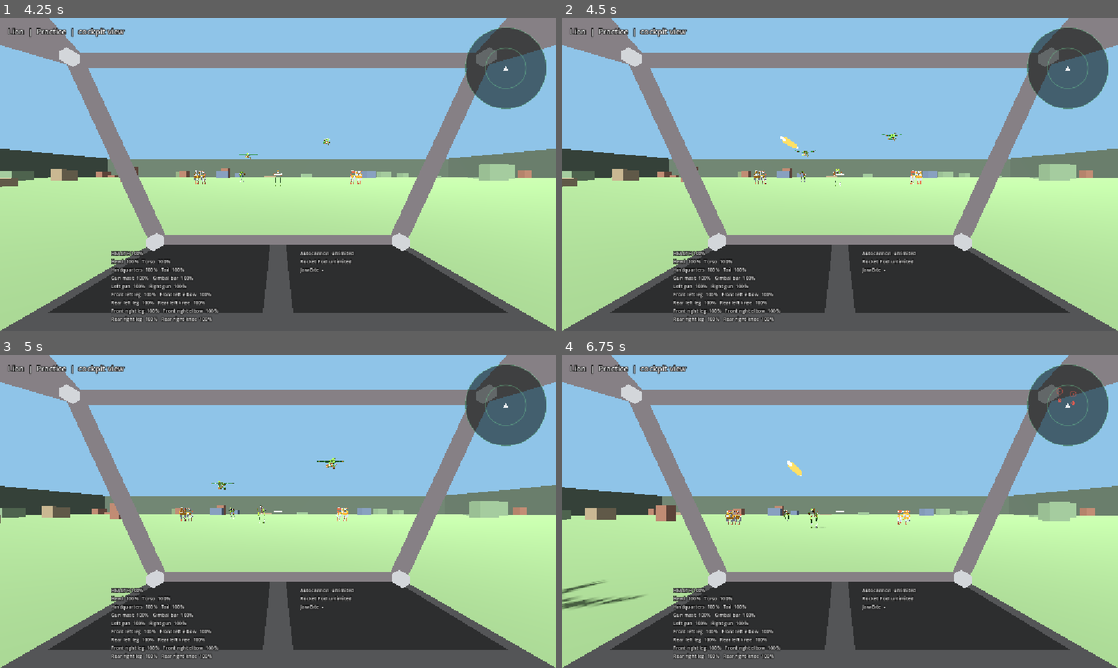
Above: before the commit, frames 1-4 (two rows, left to right).
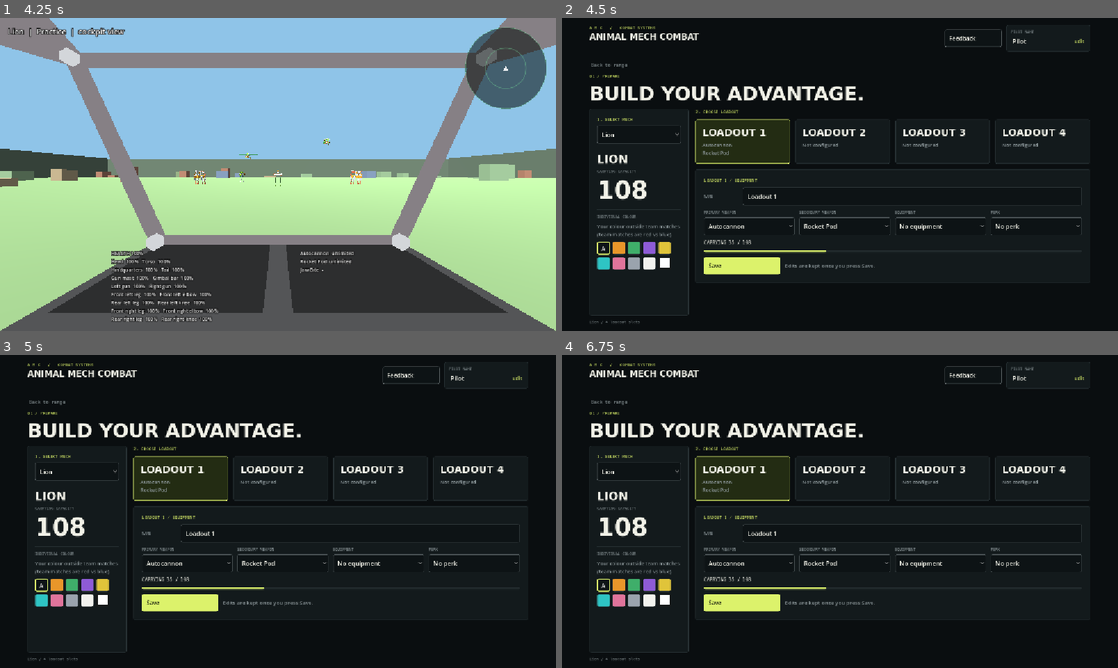
Above: after the commit, the same moments.

Repository: jacksonhcnz/animalmechcombatgame
Game: Godot game, scene res://scenes/main_menu.tscn
Two runs of this game, one before a commit and one after it. Both use one fixed random seed, a clock stepped at 60 frames per second and the inputs below.
Inputs (mouse positions are in pixels of both pictures, inside the frame that each line leads up to):
- Up to frame 1 (4.25 s): click "MANAGE MECHS" at 0.5 s; click "Main menu" at 1.25 s; click "Normal" at 2 s; click "Normal" at 2.75 s; click "Enter test range" at 3.5 s
- Up to frame 2 (4.5 s): tap Enter at 4.25 s; move the mouse to (962, 158) at 4.27 s; hold E (strafe_right) from 4.28 s (still down); tap L at 4.35 s; click (962, 158) at 4.42 s
- Up to frame 3 (5 s): keep holding E (strafe_right)
- Up to frame 4 (6.75 s): release E (strafe_right) at 5 s; click (606, 401) at 5 s, where only the run after the commit has a clickable "Back to range"; move the mouse to (812, 511) at 5.77 s; hold W (move_forward) from 5.78 s (still down); tap Space (ascend) at 5.85 s; click (812, 511) at 5.92 s; tap L at 6.05 s; move the mouse to (851, 505) at 6.52 s; tap Z (center_aim) at 6.6 s; click (851, 505) at 6.67 s

Frame 1 is identical in both runs. In frame 2, 99% of the frame differs, in the area x 0-100%, y 0-100%; in frame 3, 99%; in frame 4, 99%.

Commit message:
Test range: open the loadout screen to change and edit loadouts
Co-Authored-By: Claude Sonnet 5.5 <noreply@anthropic.com>
Claude-Session: https://claude.ai/code/session_016ZAQzFNjMzKqDtLtG2bAjQ

Diff:
--- a/scripts/ui/loadout_menu.gd
+++ b/scripts/ui/loadout_menu.gd
@@ -19,12 +19,19 @@
 var _save_note: Label
 var _paint_row: HFlowContainer
 
+## Set when the screen is laid over another scene (the test range): the back link then just closes it.
+signal back_requested
+var embedded: bool = false
+
 
 func _ready() -> void:
 	Input.mouse_mode = Input.MOUSE_MODE_VISIBLE
 	var column := UiKit.page(self)
 	UiKit.header(column)
-	column.add_child(UiKit.link_button("Main menu", UiKit.DIM, func() -> void: get_tree().change_scene_to_file("res://scenes/main_menu.tscn"), true))
+	if embedded:
+		column.add_child(UiKit.link_button("Back to range", UiKit.DIM, func() -> void: back_requested.emit(), true))
+	else:
+		column.add_child(UiKit.link_button("Main menu", UiKit.DIM, func() -> void: get_tree().change_scene_to_file("res://scenes/main_menu.tscn"), true))
 	column.add_child(UiKit.mono("01 / Prepare"))
 	var title_row := UiKit.hbox(column, 0)
 	var title := UiKit.heading("Build your advantage.", 50)
--- a/scripts/ui/pause_menu.gd
+++ b/scripts/ui/pause_menu.gd
@@ -4,6 +4,10 @@
 ## The game keeps running behind it (a networked match cannot pause).
 
 signal leave_requested
+signal loadouts_requested
+
+## The test range adds a Loadouts button.
+var loadouts_button: bool = false
 
 var _panel: Control
 
@@ -28,6 +32,8 @@
 	title.horizontal_alignment = HORIZONTAL_ALIGNMENT_CENTER
 	box.add_child(title)
 	_button(box, "Resume", close)
+	if loadouts_button:
+		_button(box, "Loadouts", func() -> void: loadouts_requested.emit())
 	_button(box, "Main menu", func() -> void: leave_requested.emit())
 	var help := Label.new()
 	help.text = "Sprint: Shift   Melee: F (gamepad X)   Jump: Space   View: C"
--- a/scripts/world/test_range.gd
+++ b/scripts/world/test_range.gd
@@ -3,7 +3,7 @@
 ## Used to try every mech, weapon and ruleset offline.
 ##
 ## Keys: 1/2/3 pick Lion/Velociraptor/Hawk, F1/F2/F4/F5 pick Practice/Standard/Hardcore/Arcade,
-## F3 developer overlay, R restart, Esc opens the pause menu (resume or main menu), click to capture the mouse.
+## F3 developer overlay, R restart, L change and edit loadouts, Esc opens the pause menu (resume or main menu), click to capture the mouse.
 
 const MECH_KEYS := {KEY_1: "lion", KEY_2: "velociraptor", KEY_3: "hawk"}
 const RULESET_KEYS := {KEY_F1: "practice", KEY_F2: "standard", KEY_F4: "hardcore", KEY_F5: "arcade"}
@@ -34,6 +34,7 @@
 var _generation: int = 0
 var _mechs_root: Node3D
 var _pause: PauseMenu
+var _loadouts: CanvasLayer
 
 
 func _ready() -> void:
@@ -46,7 +47,9 @@
 	hud = Hud.new()
 	add_child(hud)
 	_pause = PauseMenu.new()
+	_pause.loadouts_button = true
 	add_child(_pause)
+	_pause.loadouts_requested.connect(open_loadouts)
 	_pause.leave_requested.connect(func() -> void:
 		Input.mouse_mode = Input.MOUSE_MODE_VISIBLE
 		get_tree().change_scene_to_file("res://scenes/main_menu.tscn"))
@@ -101,6 +104,8 @@
 
 
 func _unhandled_input(event: InputEvent) -> void:
+	if _loadouts != null:
+		return
 	if event is InputEventMouseButton and event.pressed and Input.mouse_mode != Input.MOUSE_MODE_CAPTURED and not _pause.is_open():
 		Input.mouse_mode = Input.MOUSE_MODE_CAPTURED
 	elif event is InputEventKey and event.pressed and not event.echo:
@@ -113,12 +118,42 @@
 			GameSettings.set_head_bob(GameSettings.head_bob + (step if event.keycode == KEY_BRACKETRIGHT else -step))
 			GameSettings.save_settings()
 			hud.flash("Head bob %d%%" % roundi(GameSettings.head_bob * 100.0))
+		elif event.keycode == KEY_L:
+			open_loadouts()
 		elif event.keycode == KEY_R:
 			start(player_mech_id, ruleset_id)
 		elif MECH_KEYS.has(event.keycode):
 			start(MECH_KEYS[event.keycode], ruleset_id)
 		elif RULESET_KEYS.has(event.keycode):
 			start(player_mech_id, RULESET_KEYS[event.keycode])
+
+
+## Opens the loadout screen over the range; closing it restarts the range with the mech and
+## loadout that is selected there.
+func open_loadouts() -> void:
+	if _loadouts != null:
+		return
+	_pause.close()
+	_loadouts = CanvasLayer.new()
+	_loadouts.layer = 25
+	var screen := LoadoutMenu.new()
+	screen.embedded = true
+	screen.set_anchors_preset(Control.PRESET_FULL_RECT)
+	_loadouts.add_child(screen)
+	add_child(_loadouts)
+	controller.enabled = false
+	Input.mouse_mode = Input.MOUSE_MODE_VISIBLE
+	screen.back_requested.connect(close_loadouts)
+
+
+func close_loadouts() -> void:
+	if _loadouts == null:
+		return
+	_loadouts.queue_free()
+	_loadouts = null
+	start(LaunchConfig.mech_id, ruleset_id)
+	if DisplayServer.get_name() != "headless":
+		Input.mouse_mode = Input.MOUSE_MODE_CAPTURED
 
 
 func _spawn_target(spec: Array) -> void:
--- /dev/null
+++ b/tests/range_loadout_test.gd
@@ -0,0 +1,54 @@
+extends SceneTree
+## The test range can open the loadout screen, and comes back flying the loadout picked there.
+
+var _failed := 0
+var _checks := 0
+
+
+func _check(ok: bool, what: String) -> void:
+	_checks += 1
+	if not ok:
+		_failed += 1
+		print("FAIL: ", what)
+
+
+func _initialize() -> void:
+	_go()
+
+
+func _go() -> void:
+	LoadoutStore.path = "user://range_loadout_test.json"
+	LoadoutStore.paint_path = "user://range_loadout_test_paint.txt"
+	LoadoutStore.reset()
+	LaunchConfig.mech_id = "lion"
+	var range_scene: Node3D = load("res://scenes/test_range.tscn").instantiate()
+	root.add_child(range_scene)
+	await process_frame
+	await process_frame
+	var before: Mech = range_scene.player
+	range_scene.open_loadouts()
+	await process_frame
+	await process_frame
+	_check(range_scene._loadouts != null, "the loadout screen opens over the range")
+	_check(range_scene._loadouts.get_child(0) is LoadoutMenu, "it is the real loadout screen")
+	_check(not range_scene.controller.enabled, "the pilot is not steered while it is open")
+
+	# Edit and save a loadout the way the screen does, then go back.
+	var edited: Dictionary = LoadoutStore.slots("lion")[2]["loadout"].duplicate()
+	edited["primary"] = "rocket_pod"
+	edited["secondary"] = "machine_gun"
+	LoadoutStore.save_slot("lion", 2, "Range test", edited)
+	LoadoutStore.set_active("lion", 2)
+	range_scene.close_loadouts()
+	await process_frame
+	_check(range_scene._loadouts == null, "the screen closes")
+	_check(range_scene.player != before, "the range restarts with a fresh mech")
+	_check(range_scene.controller.enabled, "the pilot can steer again")
+	var weapons: Array[String] = []
+	for mount in range_scene.player.def["mounts"]:
+		weapons.append(str(mount["weapon"]))
+	_check(weapons.has("rocket_pod") and weapons.has("machine_gun"), "the mech carries the edited loadout: %s" % [weapons])
+
+	DirAccess.remove_absolute(ProjectSettings.globalize_path("user://range_loadout_test.json"))
+	print("range_loadout_test: %d checks, %d failed" % [_checks, _failed])
+	quit(1 if _failed > 0 else 0)
Not shown, added: tests/range_loadout_test.gd.uid
Not shown, changed: tools/check.sh
